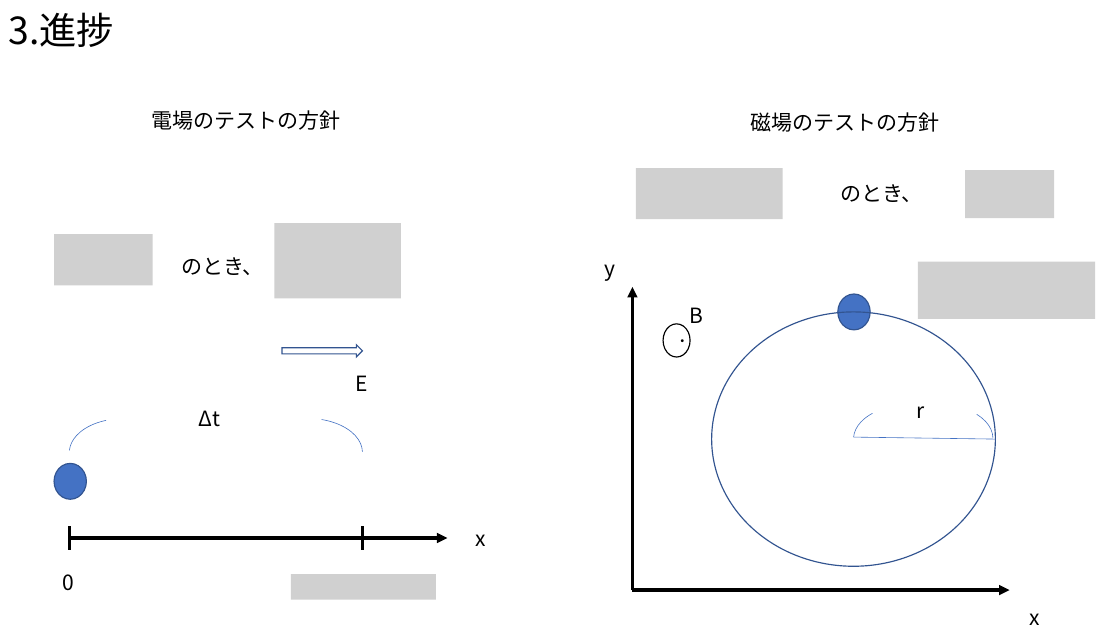
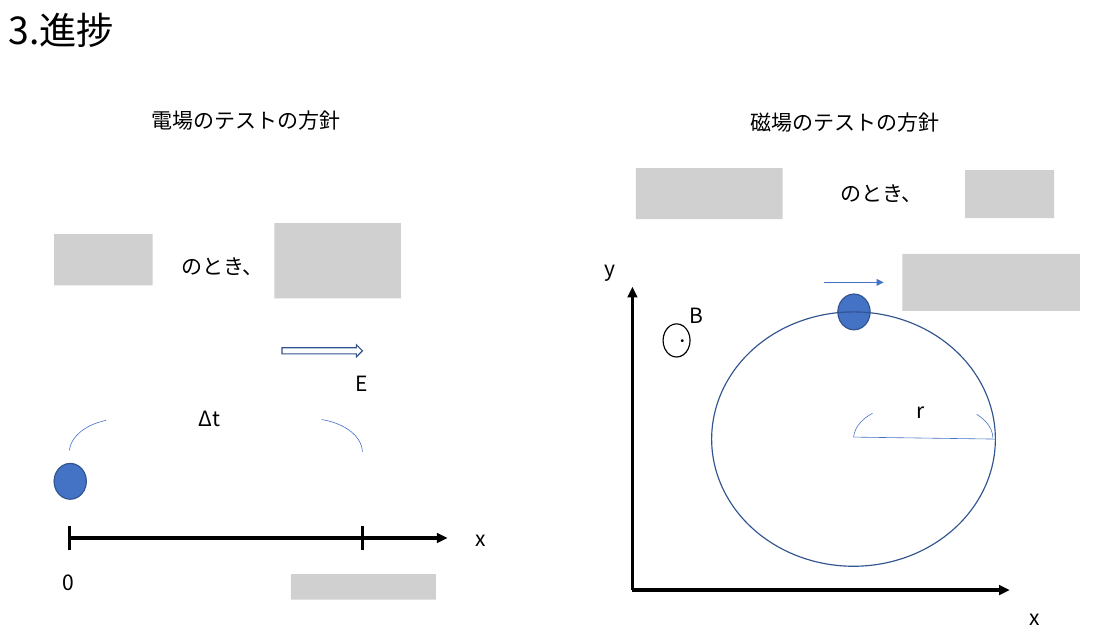
Before and after one commit to Takeuchi-yuya/Ksimulation, a slide deck: slide 11 of docs/中間発表.pptx. Drawn at 1120x630 pixels with LibreOffice and Linux fonts; fonts in the diff are those of the drawing; grey boxes stand for pictures. Boxes give left, top, right and bottom in pixels: in the first picture for what was removed or moved away, otherwise in the second. Text is boxed around its words. In the diff, an @@ line names an element or a change of style, - is before the commit and + after.

Commit message:
pa

```diff
--- a/docs/中間発表.pptx
+++ b/docs/中間発表.pptx
@@ picture: place and size @@
-picture at [918,261,1096,318]
+picture at [902,254,1080,311]
@@ arrow added from (824, 282) to (884, 282), #4472C4 1 pt @@
```
